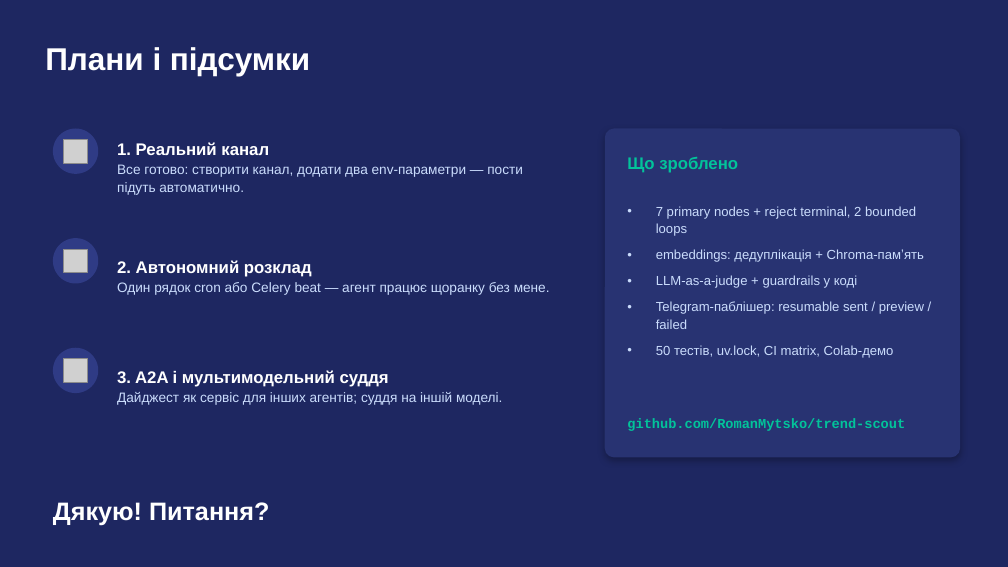
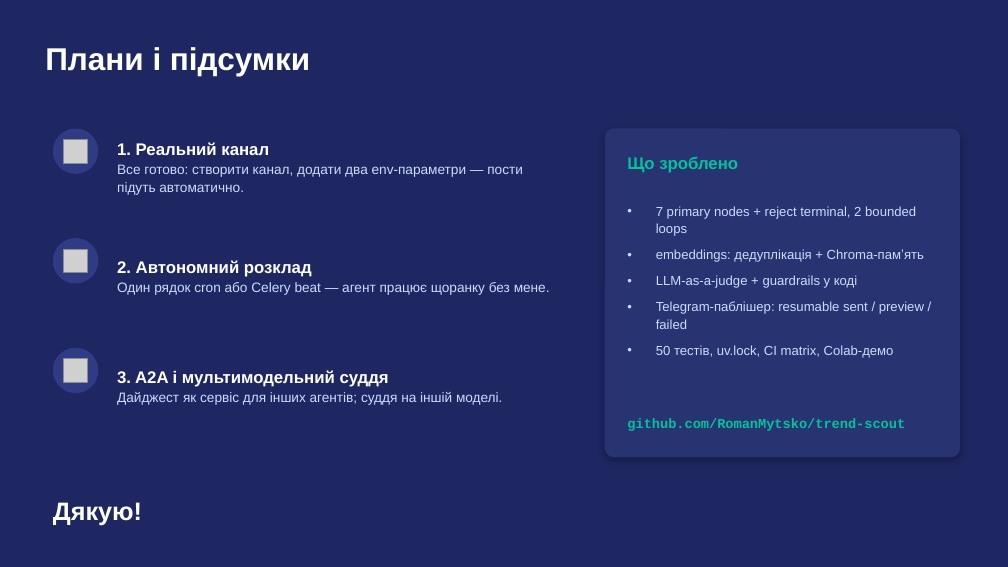
Before and after one commit to RomanMytsko/trend-scout, a slide deck: slide 13 of docs/presentation/trend_scout_final_project.pptx. Drawn at 1008x567 pixels with LibreOffice and Linux fonts; fonts in the diff are those of the drawing; grey boxes stand for pictures. Boxes give left, top, right and bottom in pixels: in the first picture for what was removed or moved away, otherwise in the second. Text is boxed around its words. In the diff, an @@ line names an element or a change of style, - is before the commit and + after.

Commit message:
Simplify final thank-you slide (#3)
Remove the question prompt from the closing slide and keep only the final thank-you message in both PDF and PPTX.

```diff
--- a/docs/presentation/trend_scout_final_project.pptx
+++ b/docs/presentation/trend_scout_final_project.pptx
@@ text at (53, 502, 142, 526): text changed @@
-Дякую! Питання?
+Дякую!
```
Also in this commit, not shown: 1 other file.
